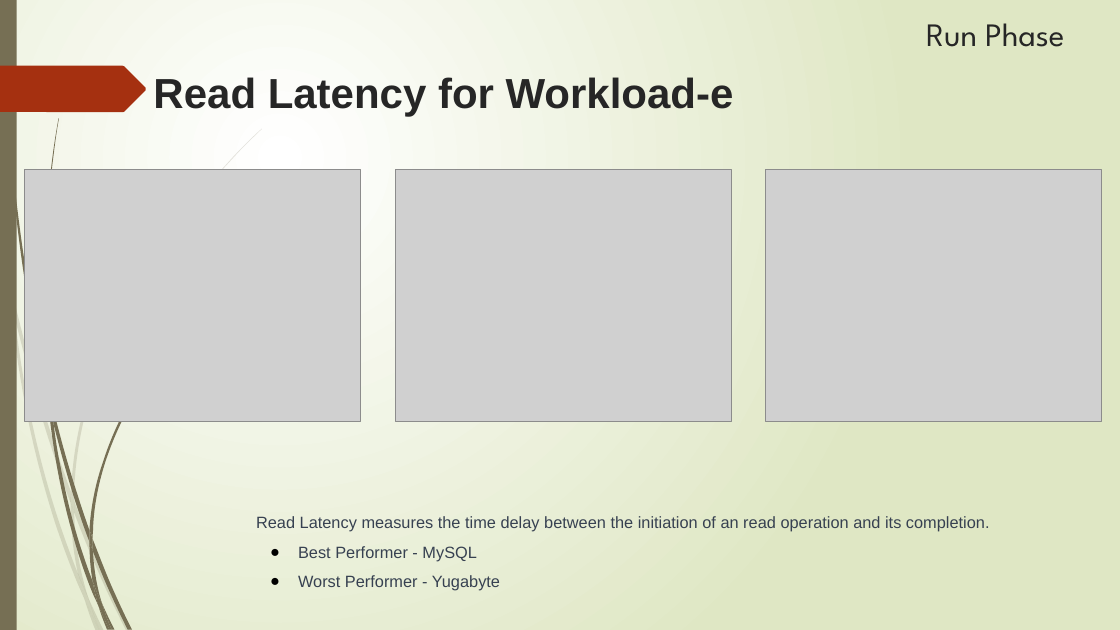
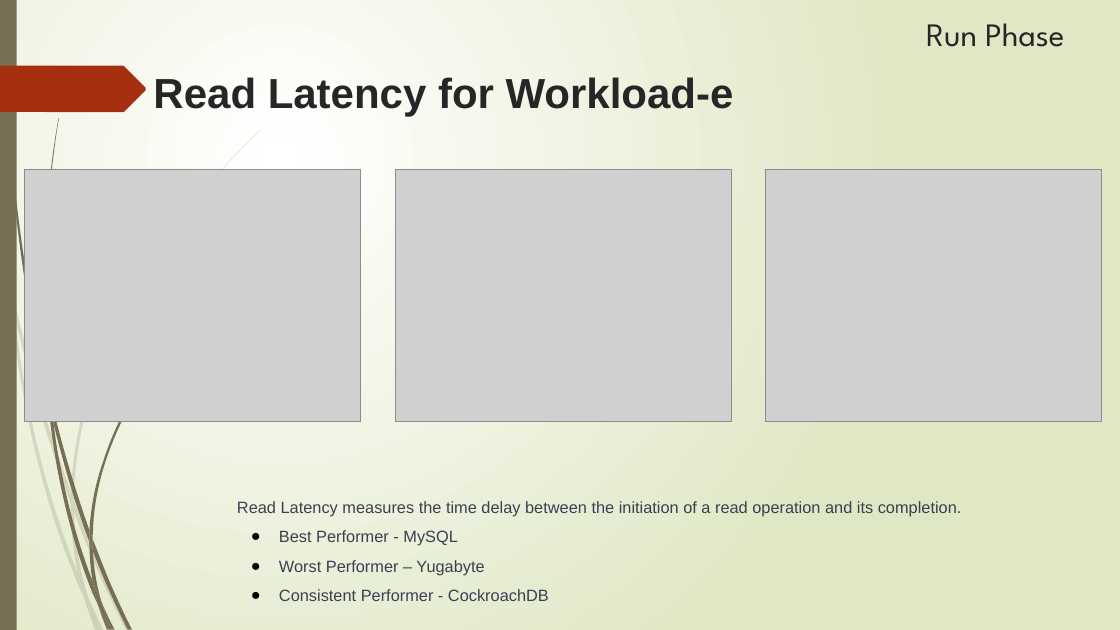
Before and after one commit to SonyShrestha/ADB_YCSB_YugabyteDB_CockroachDB, a slide deck: slide 29 of INFOH415.pptx (slide 26 before the commit). Drawn at 1120x630 pixels with LibreOffice and Linux fonts; fonts in the diff are those of the drawing; grey boxes stand for pictures. Boxes give left, top, right and bottom in pixels: in the first picture for what was removed or moved away, otherwise in the second. Text is boxed around its words. In the diff, an @@ line names an element or a change of style, - is before the commit and + after.

```diff
--- a/INFOH415.pptx
+++ b/INFOH415.pptx
@@ text "Read Latency measures the time ...": place and size @@
-text "Read Latency measures the time ..." at [256,516,990,591]
+text "Read Latency measures the time ..." at [237,501,962,601]
@@ text at [237,501,962,517]: text changed @@
-Read Latency measures the time delay between the initiation of an read operation and its completion.
+Read Latency measures the time delay between the initiation of a read operation and its completion.
@@ text at [279,560,549,601]: text changed @@
-● Worst Performer - Yugabyte
+● Worst Performer – Yugabyte
+● Consistent Performer - CockroachDB
```
Also in this commit, not shown: 7 other slides changed, 5 slides added, 11 other files.
